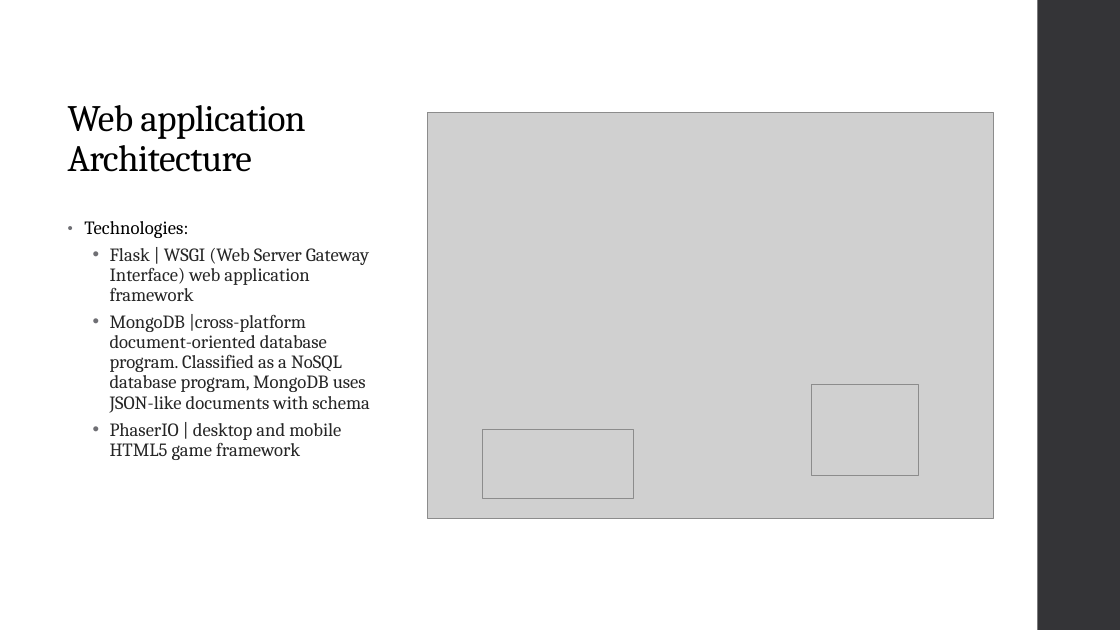
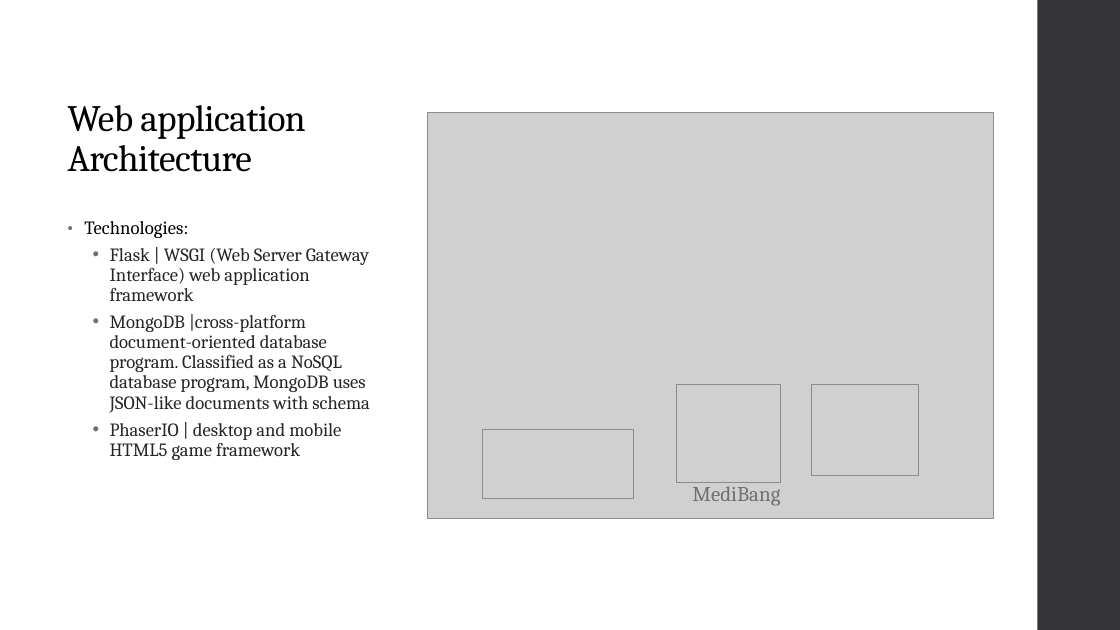
Before and after one commit to SE-4398/Slither, a slide deck: slide 2 of app/Documentation/Software Engineering Presentation.pptx. Drawn at 1120x630 pixels with LibreOffice and Linux fonts; fonts in the diff are those of the drawing; grey boxes stand for pictures. Boxes give left, top, right and bottom in pixels: in the first picture for what was removed or moved away, otherwise in the second. Text is boxed around its words. In the diff, an @@ line names an element or a change of style, - is before the commit and + after.

```diff
--- a/app/Documentation/Software Engineering Presentation.pptx
+++ b/app/Documentation/Software Engineering Presentation.pptx
@@ picture added at box(677, 385, 781, 483) @@
@@ text added at box(692, 482, 780, 506), 18 pt, text #6F6F74 @@
+MediBang
```
Also in this commit, not shown: 2 other slides changed, 3 slides added, 9 other files.
